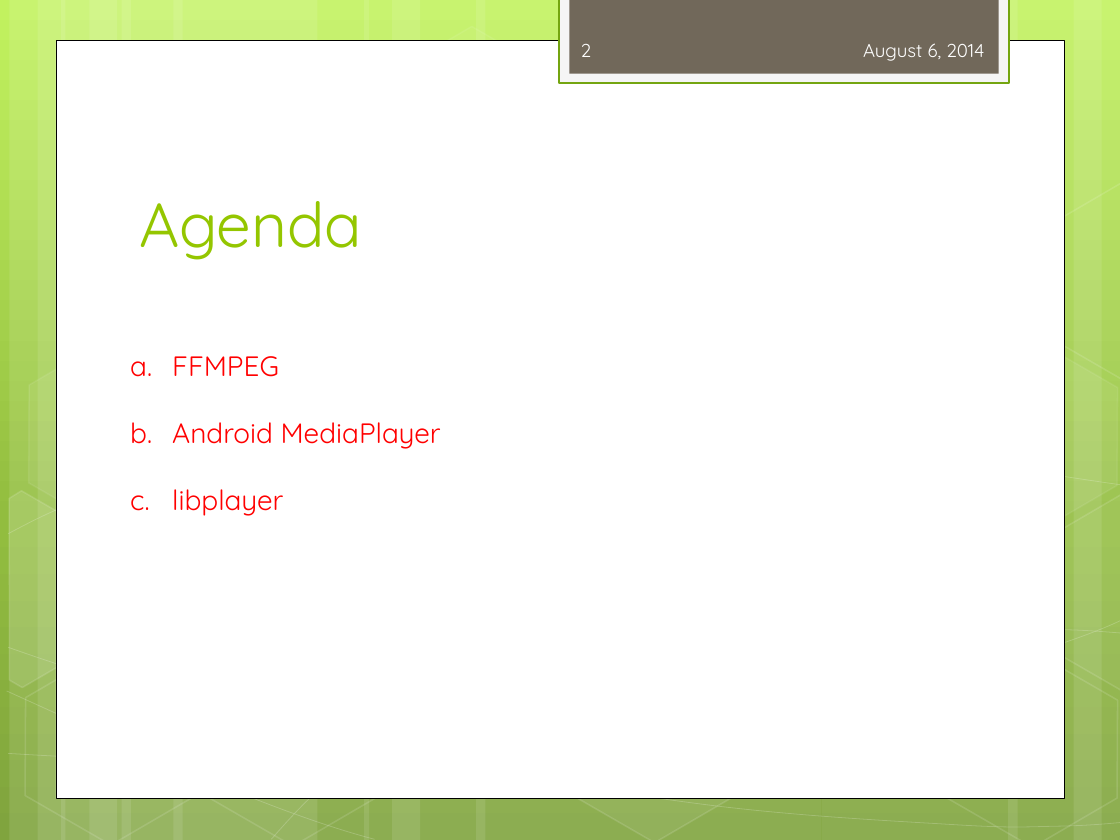
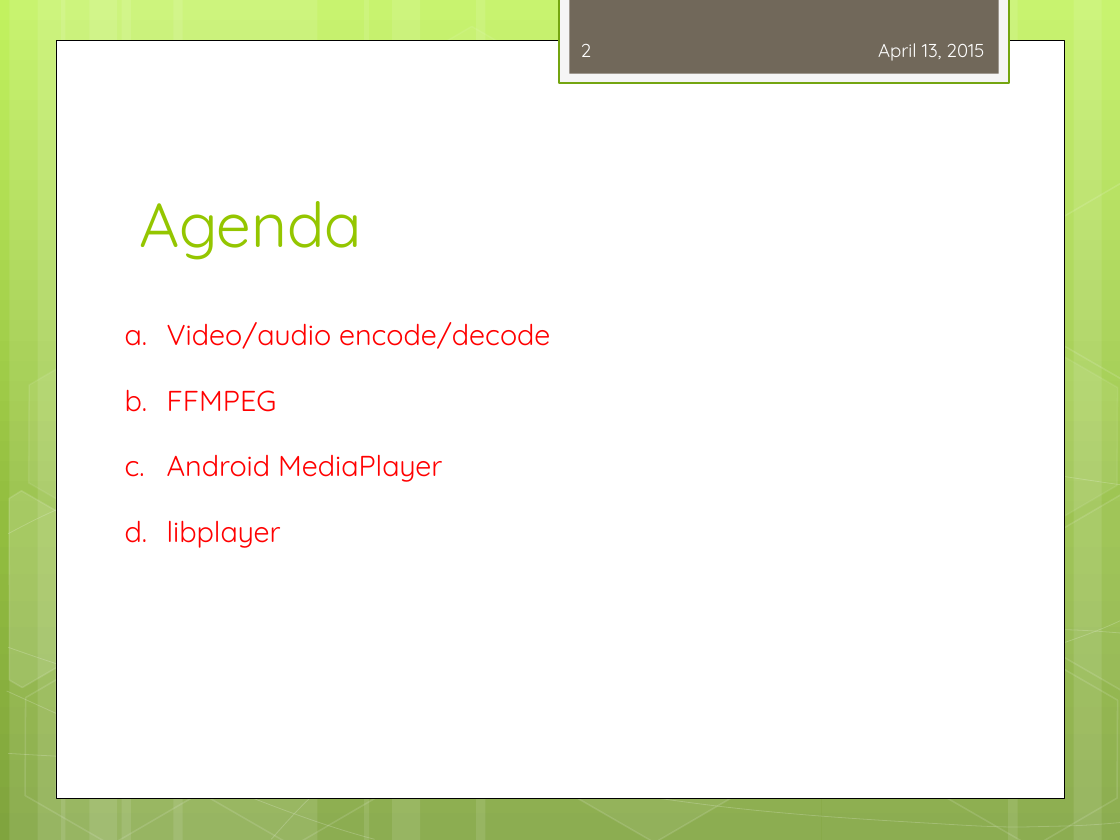
Before and after one commit to peterjerry/MeetSDK, a slide deck: slide 2 of engine2/Doc/training/mediaplayer_training.pptx. Drawn at 1120x840 pixels with LibreOffice and Linux fonts; fonts in the diff are those of the drawing. Boxes give left, top, right and bottom in pixels: in the first picture for what was removed or moved away, otherwise in the second. Text is boxed around its words. In the diff, an @@ line names an element or a change of style, - is before the commit and + after.

```diff
--- a/engine2/Doc/training/mediaplayer_training.pptx
+++ b/engine2/Doc/training/mediaplayer_training.pptx
@@ text at (878, 43, 984, 61): text changed @@
-August 6, 2014
+April 13, 2015
@@ text "Video/audio encode/decode": place and size @@
-text "Video/audio encode/decode" at (172, 356, 441, 516)
+text "Video/audio encode/decode" at (167, 322, 550, 548)
@@ text at (167, 322, 550, 349): paragraph added @@
+a. Video/audio encode/decode
@@ text at (167, 390, 443, 548): size 18 to 18.5 pt in "FFMPEG", "Android MediaPlayer", "libplayer"; line spacing 2 to 1.9 @@
```
Also in this commit, not shown: 6 other slides changed, 38 slides added, 1 slide removed, 4 other files.
